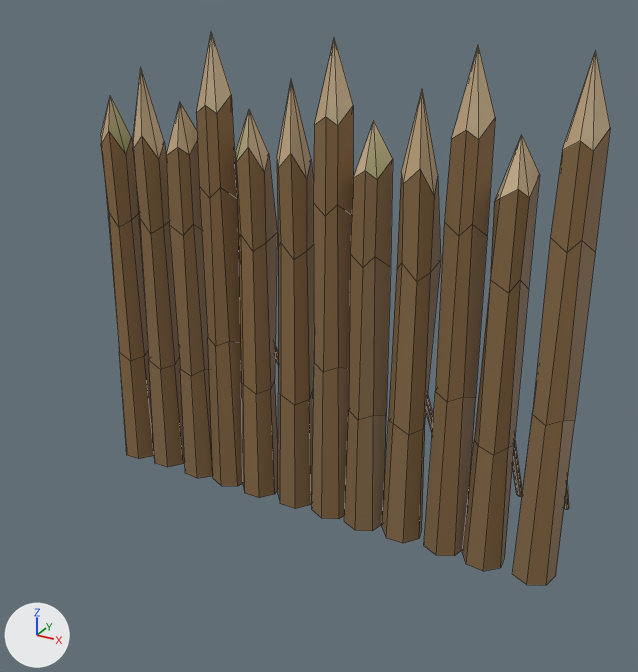
What one commit did to the FBX model Ptut/Assets/Map/Decors/TribalWall.fbx.
One viewpoint serves both versions: a 50 mm camera at (3.98, -7.15, 5.59) aimed at (0.07, -0.04, 2.03). Lighting does not change. The marker at lower left points along +X, +Y and +Z. Mesh edges are drawn as thin lines. Where no turn or scale is listed for an object, it has been applied to the vertices.
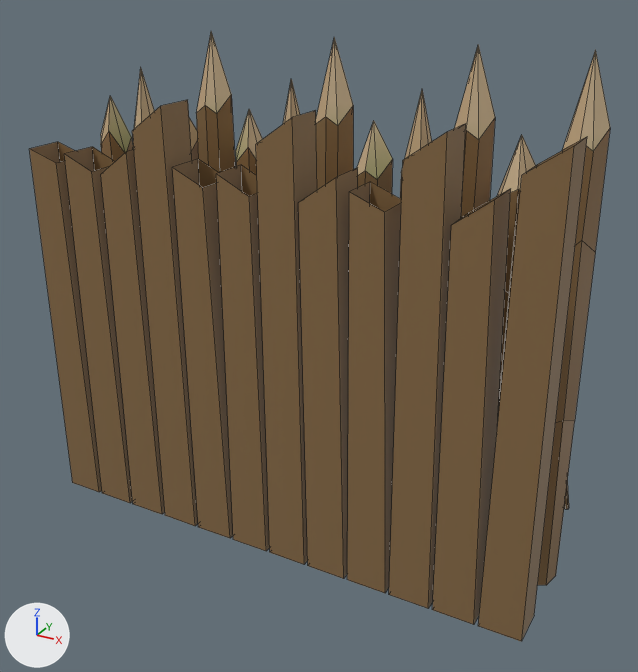
Location of each change, (x1, y1, x2, y2) in pixels of the pictures (638 x 672 px):
```json
{"object": "TribalWall_LOD_2", "change": "added", "after": [29, 100, 587, 642], "on screen": "brown"}
{"object": "Cylinder.001", "change": "unchanged, covered by the edit", "before": [101, 32, 610, 585], "after": [101, 32, 610, 585]}
```

Scene script edits in JSON lines:
```json
{"op": "add", "block": "me_cube", "code": ["me_cube = bpy.data.meshes.new('Cube')", "me_cube.from_pydata(...)  # 108 vertices, 60 faces; spans x -2.6..2.62, y -1.0..-0.62, z 0.01..4.92", "me_cube.materials.append(mat_palisade)  # picture img_atlas_png"]}
{"op": "add", "block": "ob_tribalwall_lod_2", "code": ["ob_tribalwall_lod_2 = bpy.data.objects.new('TribalWall_LOD_2', me_cube)", "ob_tribalwall_lod_2.location = (0.0, 0.0, 0.0)"]}
```
